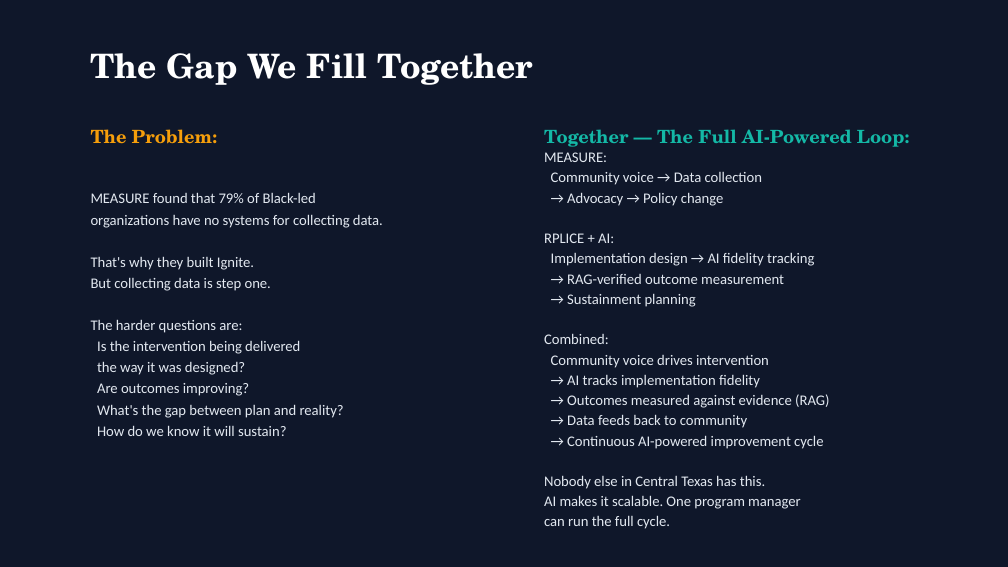
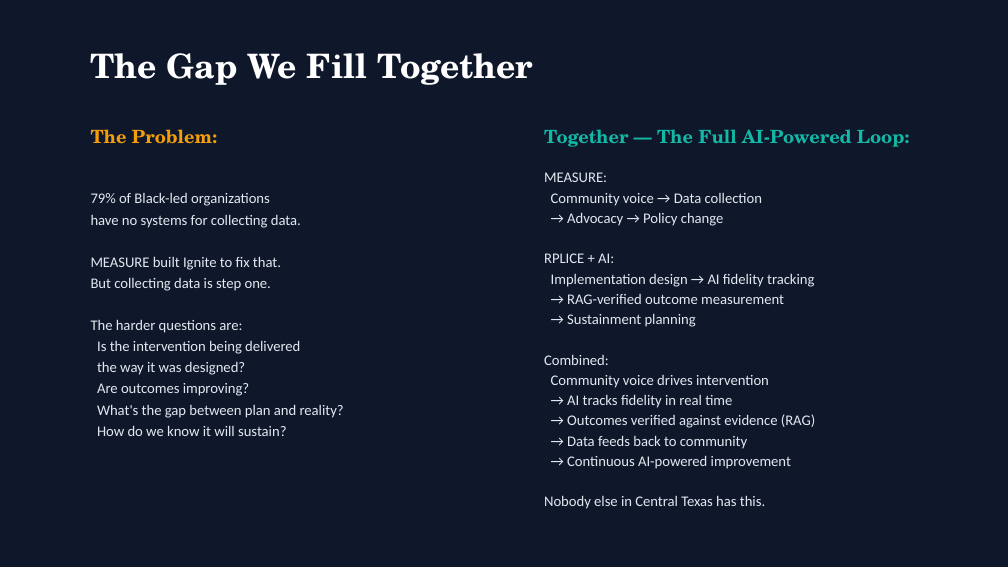
Before and after one commit to mrterryflood-ui/Thriveup, a slide deck: slide 9 of attached_assets/ThriveUp_RPLICE_MEASURE_Improved.pptx (slide 8 before the commit). Drawn at 1008x567 pixels with LibreOffice and Linux fonts; fonts in the diff are those of the drawing. Boxes give left, top, right and bottom in pixels: in the first picture for what was removed or moved away, otherwise in the second. Text is boxed around its words. In the diff, an @@ line names an element or a change of style, - is before the commit and + after.

```diff
--- a/attached_assets/ThriveUp_RPLICE_MEASURE_Improved.pptx
+++ b/attached_assets/ThriveUp_RPLICE_MEASURE_Improved.pptx
@@ text at (91, 193, 301, 270): text changed @@
-MEASURE found that 79% of Black-led
-organizations have no systems for collecting data.
-That's why they built Ignite.
+79% of Black-led organizations
+have no systems for collecting data.
+MEASURE built Ignite to fix that.
@@ text at (567, 394, 815, 428): text changed @@
-→ AI tracks implementation fidelity
-→ Outcomes measured against evidence (RAG)
+→ AI tracks fidelity in real time
+→ Outcomes verified against evidence (RAG)
@@ text at (567, 455, 791, 469): text changed @@
-→ Continuous AI-powered improvement cycle
+→ Continuous AI-powered improvement
@@ text at (544, 495, 800, 509): paragraphs removed @@
-AI makes it scalable. One program manager
-can run the full cycle.
```
Also in this commit, not shown: 9 other slides changed, 2 slides added, 2 slides removed, 2 other files.
